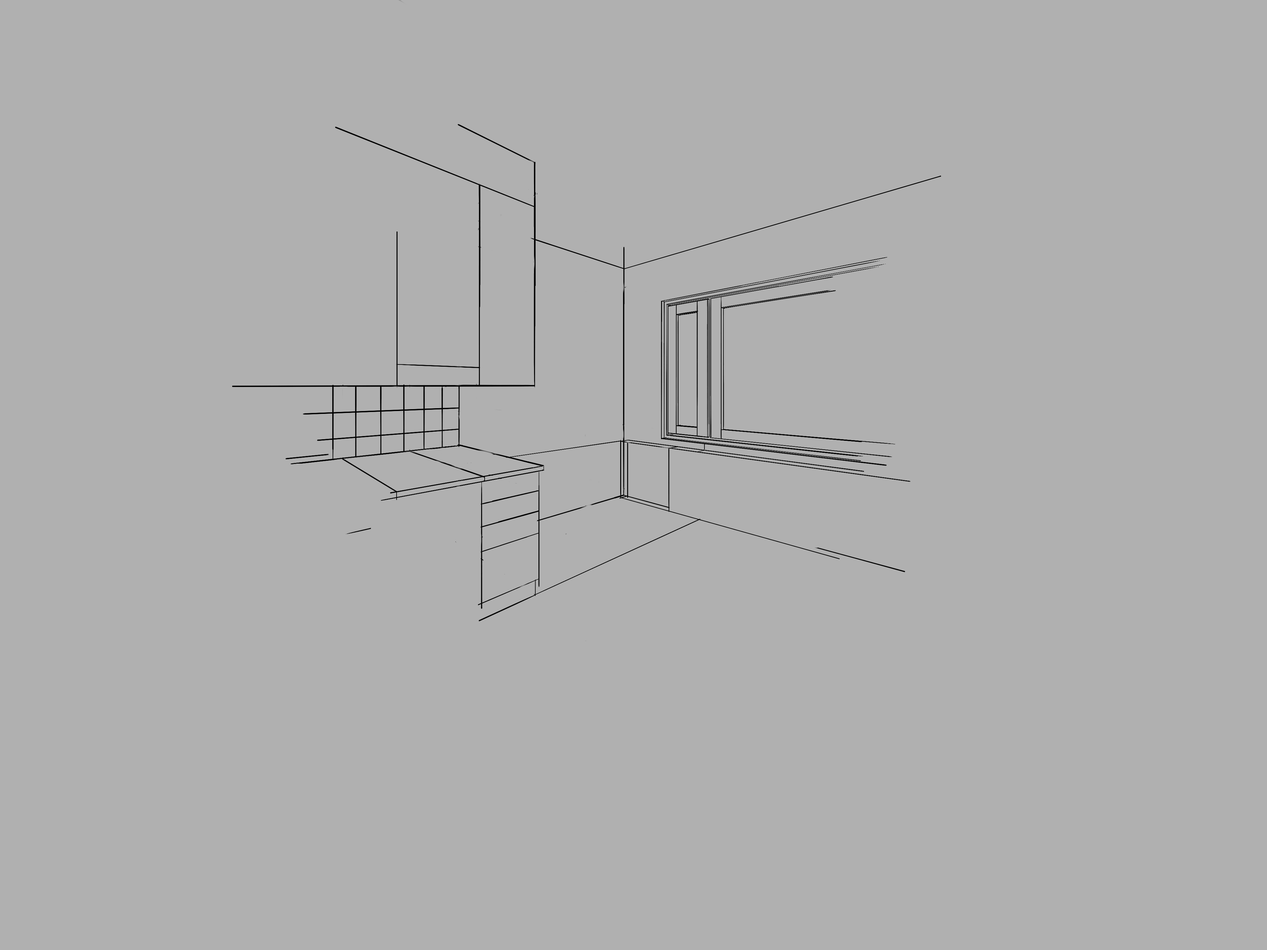
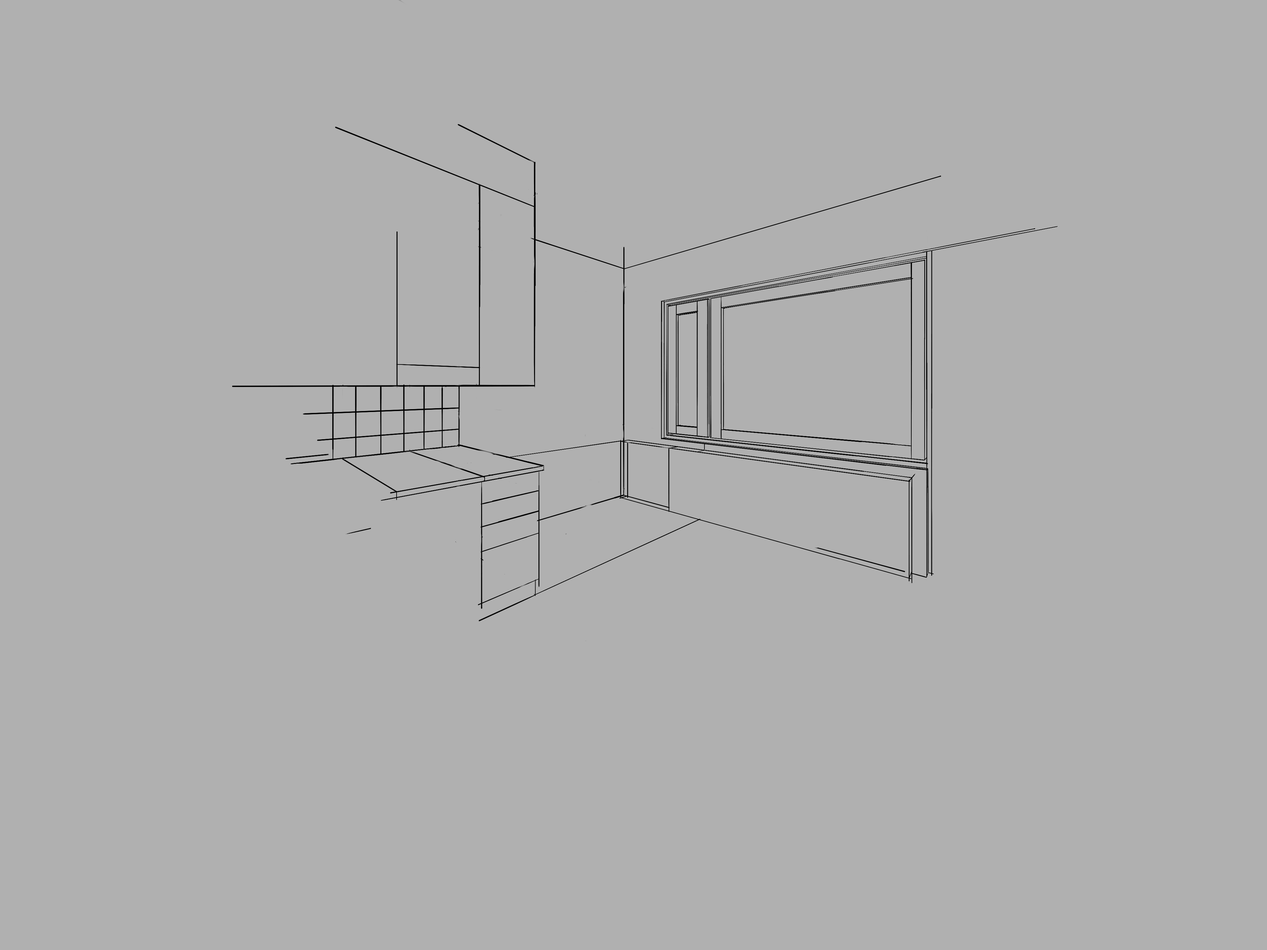
Before/after of a 1267×950 layered artwork. What changed in the layer stack:
painted on "Layer 2" over [826, 226, 1058, 584]
